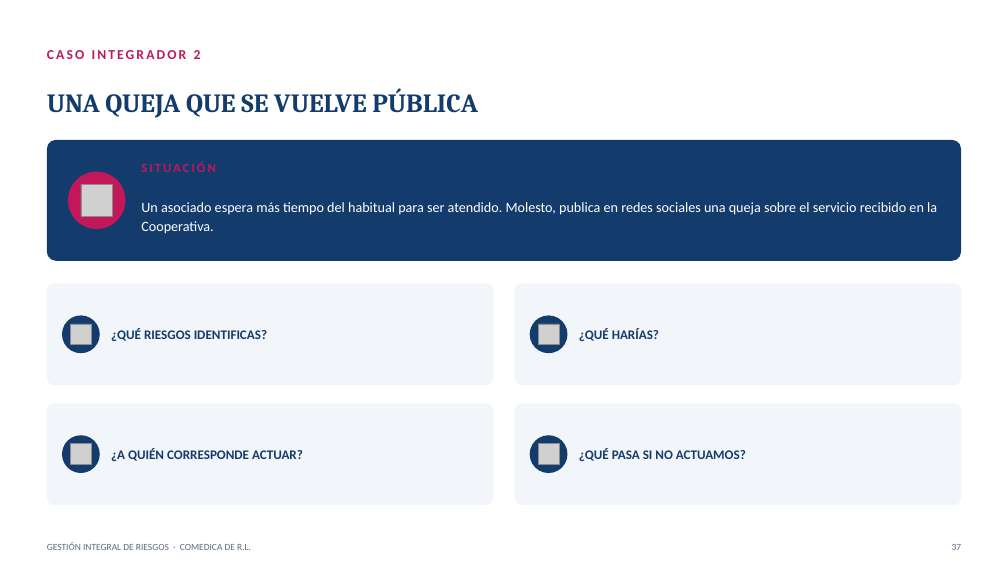
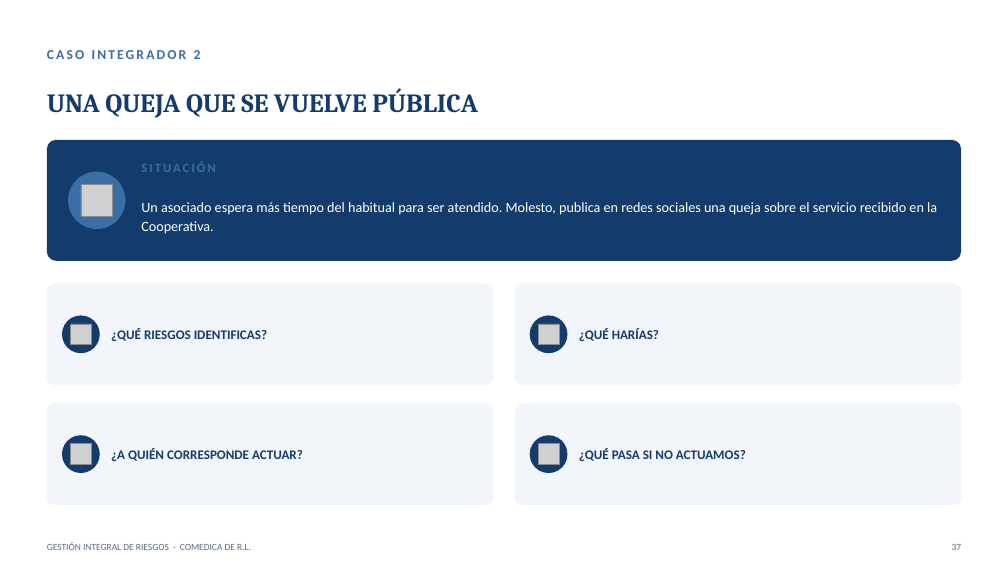
Before and after one commit to menjivar201280/riesgo, a slide deck: slide 37 of capacitacion-riesgos-2025/CAPACITACION_RIESGOS_2025.pptx. Drawn at 1008x567 pixels with LibreOffice and Linux fonts; fonts in the diff are those of the drawing; grey boxes stand for pictures. Boxes give left, top, right and bottom in pixels: in the first picture for what was removed or moved away, otherwise in the second. Text is boxed around its words. In the diff, an @@ line names an element or a change of style, - is before the commit and + after.

```diff
--- a/capacitacion-riesgos-2025/CAPACITACION_RIESGOS_2025.pptx
+++ b/capacitacion-riesgos-2025/CAPACITACION_RIESGOS_2025.pptx
@@ text "CASO INTEGRADOR 2" at (x1=47, y1=50, x2=201, y2=59): text colour #C2185B to #3A6EA5 @@
@@ ellipse at (x1=68, y1=172, x2=126, y2=229): fill #C2185B to #3A6EA5 @@
@@ text "SITUACIÓN" at (x1=141, y1=162, x2=216, y2=172): text colour #C2185B to #3A6EA5 @@
```
Also in this commit, not shown: 42 other slides changed.
